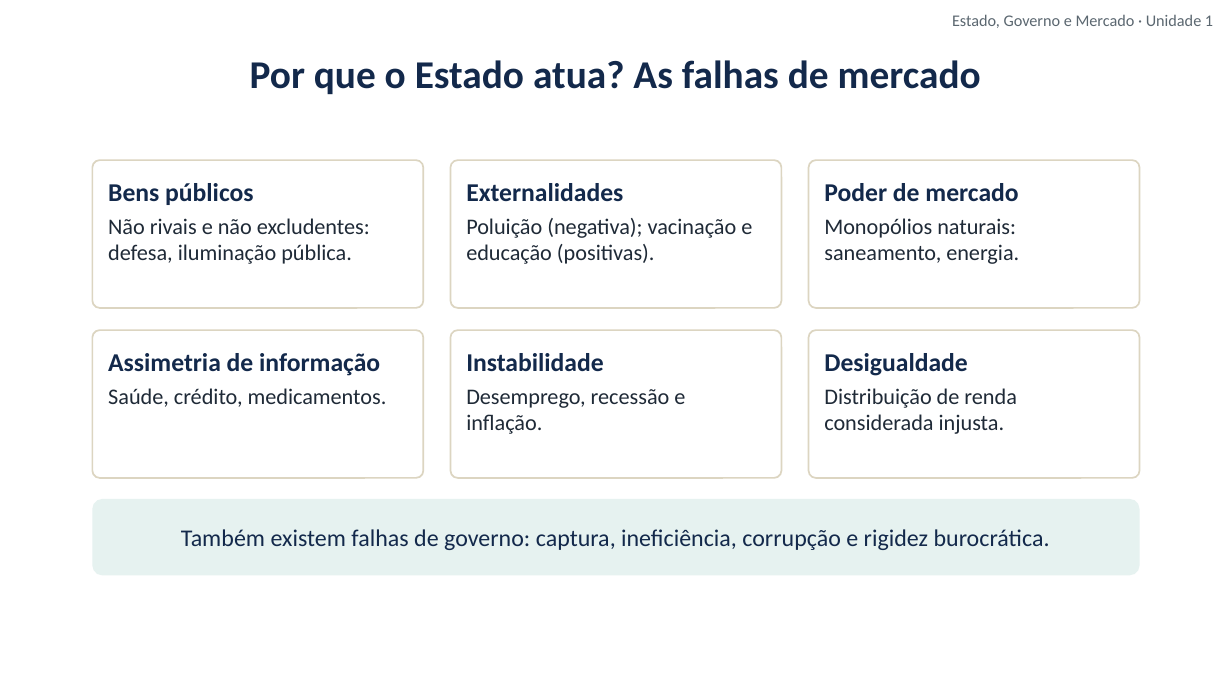
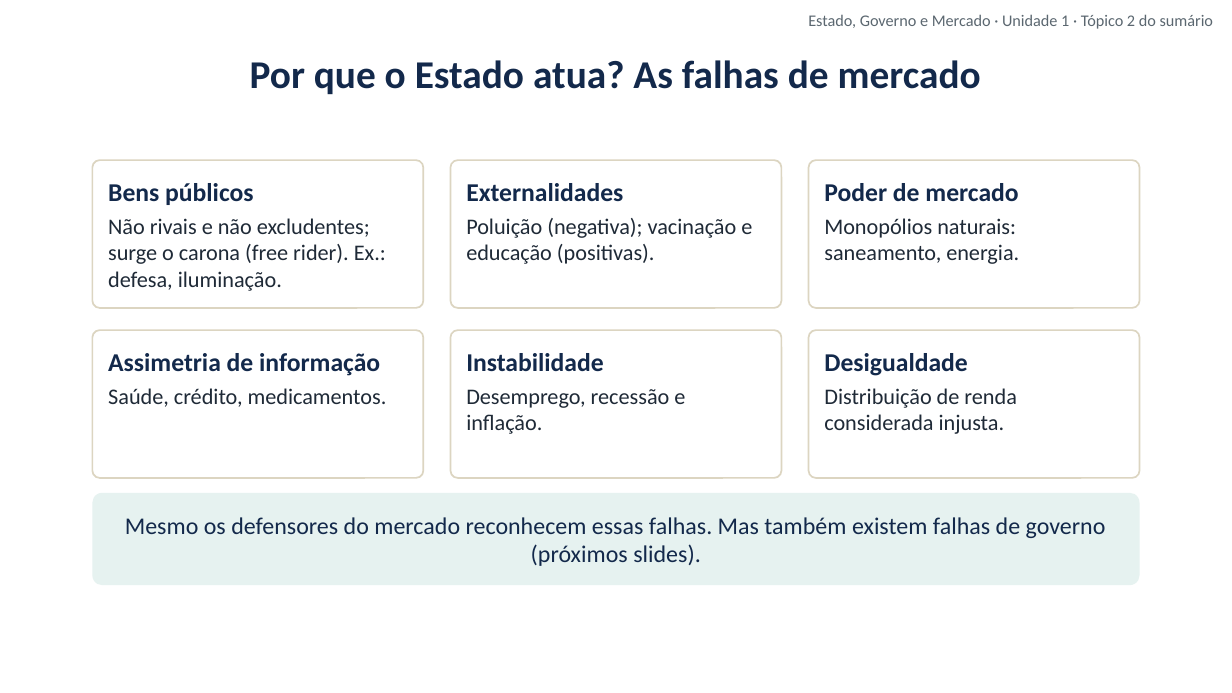
Before and after one commit to cleitonfranco74/gestao_publica, a slide deck: slide 21 of disciplina-01-estado-governo-mercado/materiais/01_Unidade_1_Introducao_a_Economia_Estado_Governo_Mercado.pptx (slide 20 before the commit). Drawn at 1232x693 pixels with LibreOffice and Linux fonts; fonts in the diff are those of the drawing; background and template pictures are left out. Boxes give left, top, right and bottom in pixels: in the first picture for what was removed or moved away, otherwise in the second. Text is boxed around its words. In the diff, an @@ line names an element or a change of style, - is before the commit and + after.

```diff
--- a/disciplina-01-estado-governo-mercado/materiais/01_Unidade_1_Introducao_a_Economia_Estado_Governo_Mercado.pptx
+++ b/disciplina-01-estado-governo-mercado/materiais/01_Unidade_1_Introducao_a_Economia_Estado_Governo_Mercado.pptx
@@ text at (808,14,1213,29): text changed @@
-Estado, Governo e Mercado · Unidade 1
+Estado, Governo e Mercado · Unidade 1 · Tópico 2 do sumário
@@ text in rounded rectangle at (108,218,386,291): text changed @@
-Não rivais e não excludentes: defesa, iluminação pública.
+Não rivais e não excludentes; surge o carona (free rider). Ex.: defesa, iluminação.
@@ rounded rectangle "Mesmo os defensores do mercado ...": place and size @@
-rounded rectangle "Mesmo os defensores do mercado ..." at (92,499,1140,575)
+rounded rectangle "Mesmo os defensores do mercado ..." at (92,493,1140,585)
@@ rounded rectangle "Mesmo os defensores do mercado ..." at (92,493,1140,585): proportions changed @@
@@ text in rounded rectangle at (125,517,1106,566): text changed @@
-Também existem falhas de governo: captura, ineficiência, corrupção e rigidez burocrática.
+Mesmo os defensores do mercado reconhecem essas falhas. Mas também existem falhas de governo (próximos slides).
```
Also in this commit, not shown: 22 other slides changed, 2 slides added, 8 other files.
